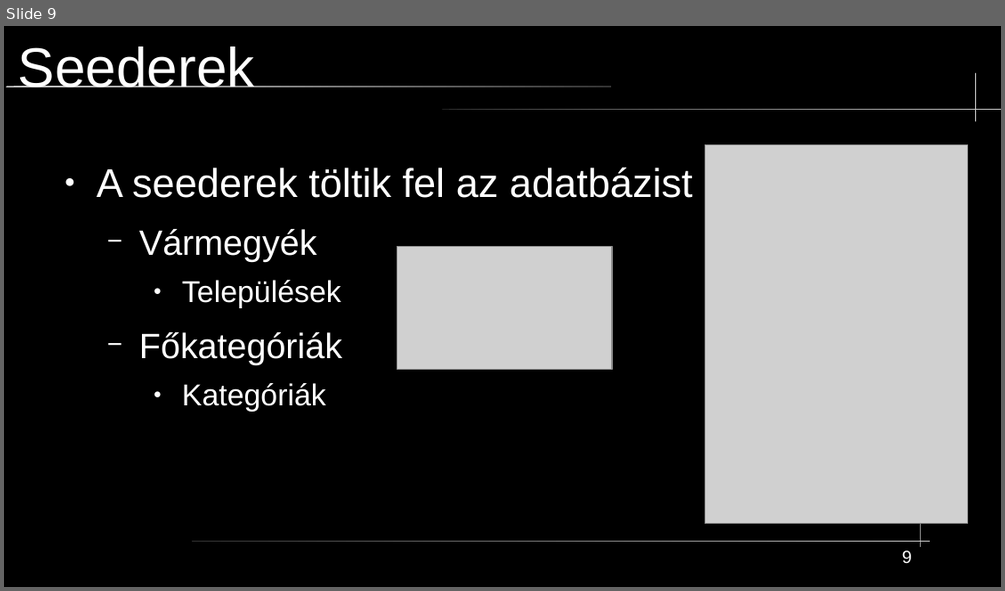
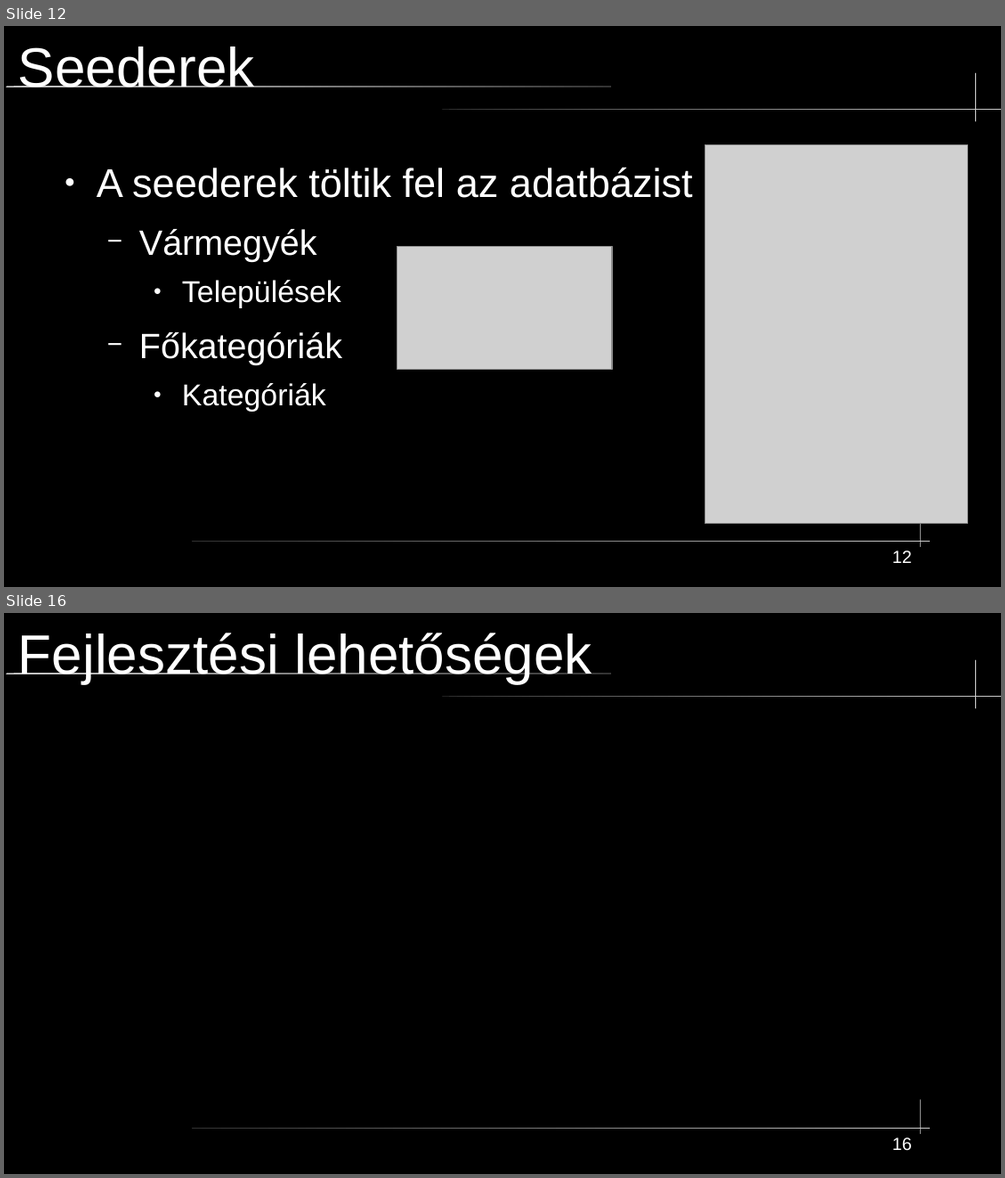
Before and after one commit to mikobalint-szbi/PawnHub, a slide deck: [Developer]/PPT/technikai prezentáció.odp. Shown one above the other, each under a label of ours: slide 9 before the commit, slides 12 and 16 after it; the slides between them are not shown. The pictures are 1005x591 and 1005x1178 pixels, drawn with LibreOffice and Linux fonts; fonts in the diff are those of the drawing; grey boxes stand for pictures. Boxes give left, top, right and bottom in pixels: in the first picture for what was removed or moved away, otherwise in the second. Text is boxed around its words. In the diff, an @@ line names an element or a change of style, - is before the commit and + after.

```diff
--- a/[Developer]/PPT/technikai prezentáció.odp
+++ b/[Developer]/PPT/technikai prezentáció.odp
@@ slide 16 added at [4,613,1001,1174], background #000000; not listed: 5 template elements that a slide beside it also shows @@
@@ title added at [18,633,592,684], 44 pt, text #FFFFFF @@
+Fejlesztési lehetőségek
@@ page number added at [892,1137,912,1151], 14 pt, text #FFFFFF @@
+16
@@ what was slide 9 is now slide 12 @@
@@ page number at [892,550,912,563]: text changed @@
-9
+12
```
Also in this commit, not shown: 2 slides changed, 4 other slides added.
